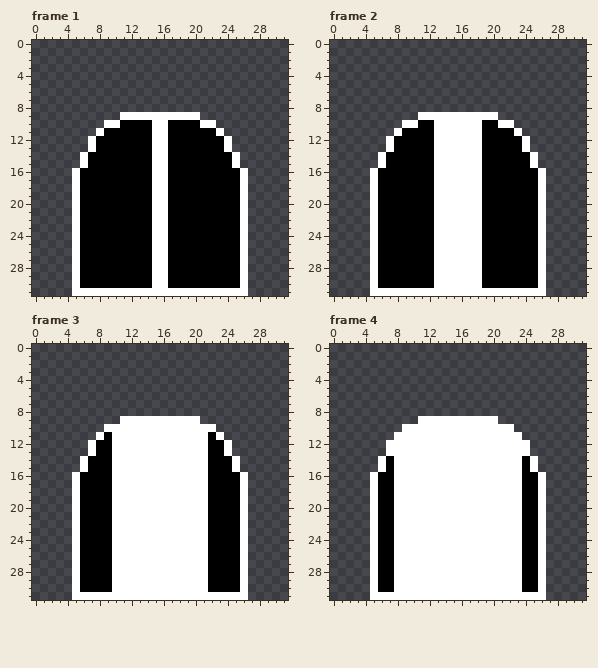
Pixel-art file, stored at graphics_source/spr_door.aseprite. The picture above is the old version.
32x32 pixels, 4 frames. Shown: frame 1, frame 2, frame 3, frame 4.
And afterwards:
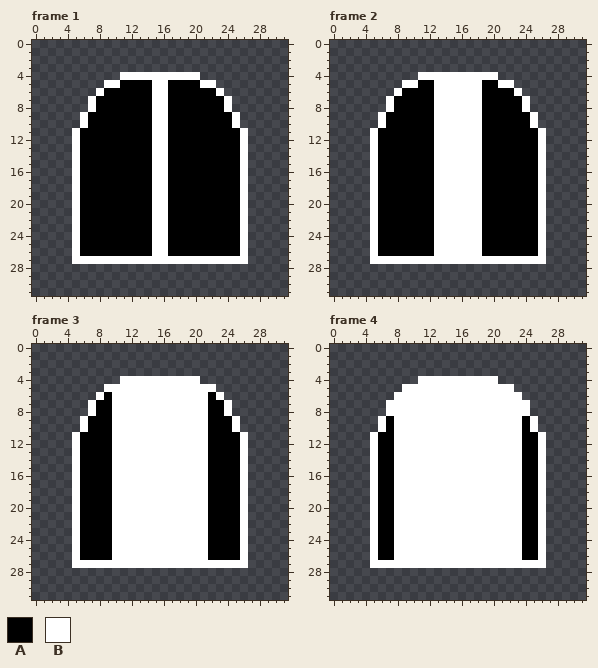
Palette (. is transparent): A #000000  B #ffffff
The exact change:
Frame 1:
y 4: x 11..20 .......... -> BBBBBBBBBB
y 5: x 9..22 .............. -> BBAAAABBAAAABB
y 6: x 8..23 ................ -> BAAAAAABBAAAAAAB
y 7..8: x 7..24 .................. -> BAAAAAAABBAAAAAAAB
y 9: x 6..14 .....BBBB -> BAAAAAAAA; x 17..25 BBBB..... -> AAAAAAAAB
y 10: x 6..10 ...BB -> BAAAA; x 21..25 BB... -> AAAAB
y 11: x 5..8 ...B -> BAAA; x 23..26 B... -> AAAB
y 12..13: x 5..7 ..B -> BAA; x 24..26 B.. -> AAB
y 14..15: x 5..6 .B -> BA; x 25..26 B. -> AB
y 27: x 6..14 AAAAAAAAA -> BBBBBBBBB; x 17..25 AAAAAAAAA -> BBBBBBBBB
y 28..30: x 5..26 BAAAAAAAAABBAAAAAAAAAB -> ......................
y 31: x 5..26 BBBBBBBBBBBBBBBBBBBBBB -> ......................
Frame 2:
y 4: x 11..20 .......... -> BBBBBBBBBB
y 5: x 9..22 .............. -> BBAABBBBBBAABB
y 6: x 8..23 ................ -> BAAAABBBBBBAAAAB
y 7..8: x 7..24 .................. -> BAAAAABBBBBBAAAAAB
y 9: x 6..12 .....BB -> BAAAAAA; x 19..25 BB..... -> AAAAAAB
y 10: x 6..10 ...BB -> BAAAA; x 21..25 BB... -> AAAAB
y 11: x 5..8 ...B -> BAAA; x 23..26 B... -> AAAB
y 12..13: x 5..7 ..B -> BAA; x 24..26 B.. -> AAB
y 14..15: x 5..6 .B -> BA; x 25..26 B. -> AB
y 27: x 6..12 AAAAAAA -> BBBBBBB; x 19..25 AAAAAAA -> BBBBBBB
y 28..30: x 5..26 BAAAAAAABBBBBBAAAAAAAB -> ......................
y 31: x 5..26 BBBBBBBBBBBBBBBBBBBBBB -> ......................
Frame 3:
y 4: x 11..20 .......... -> BBBBBBBBBB
y 5: x 9..22 .............. -> BBBBBBBBBBBBBB
y 6: x 8..23 ................ -> BABBBBBBBBBBBBAB
y 7..8: x 7..24 .................. -> BAABBBBBBBBBBBBAAB
y 9: x 6..10 ..... -> BAAAB; x 21..25 ..... -> BAAAB
y 10: x 6..9 ...B -> BAAA; x 22..25 B... -> AAAB
y 11: x 5..8 ...B -> BAAA; x 23..26 B... -> AAAB
y 12..13: x 5..7 ..B -> BAA; x 24..26 B.. -> AAB
y 14..15: x 5..6 .B -> BA; x 25..26 B. -> AB
y 27: x 6..9 AAAA -> BBBB; x 22..25 AAAA -> BBBB
y 28..30: x 5..26 BAAAABBBBBBBBBBBBAAAAB -> ......................
y 31: x 5..26 BBBBBBBBBBBBBBBBBBBBBB -> ......................
Frame 4:
y 4: x 11..20 .......... -> BBBBBBBBBB
y 5: x 9..22 .............. -> BBBBBBBBBBBBBB
y 6: x 8..23 ................ -> BBBBBBBBBBBBBBBB
y 7..8: x 7..24 .................. -> BBBBBBBBBBBBBBBBBB
y 9: x 6..10 ..... -> BABBB; x 21..25 ..... -> BBBAB
y 10: x 6..8 ... -> BAB; x 23..25 ... -> BAB
y 11: x 5..7 ... -> BAA; x 24..26 ... -> AAB
y 12..13: x 5..7 ..B -> BAA; x 24..26 B.. -> AAB
y 14..15: x 5..6 .B -> BA; x 25..26 B. -> AB
y 27: x 6..7 AA -> BB; x 24..25 AA -> BB
y 28..30: x 5..26 BAABBBBBBBBBBBBBBBBAAB -> ......................
y 31: x 5..26 BBBBBBBBBBBBBBBBBBBBBB -> ......................
